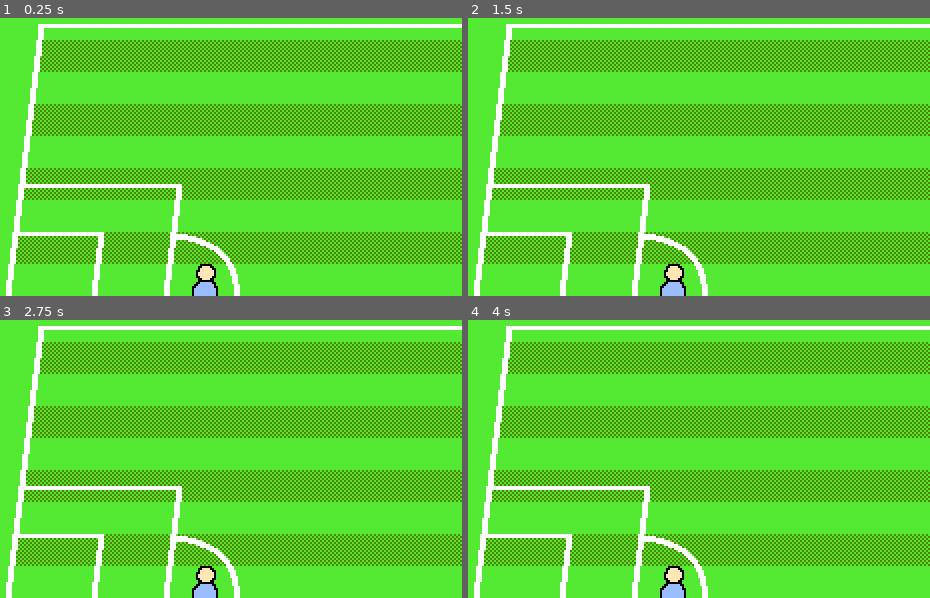
Above: before the commit, frames 1-4 (two rows, left to right).
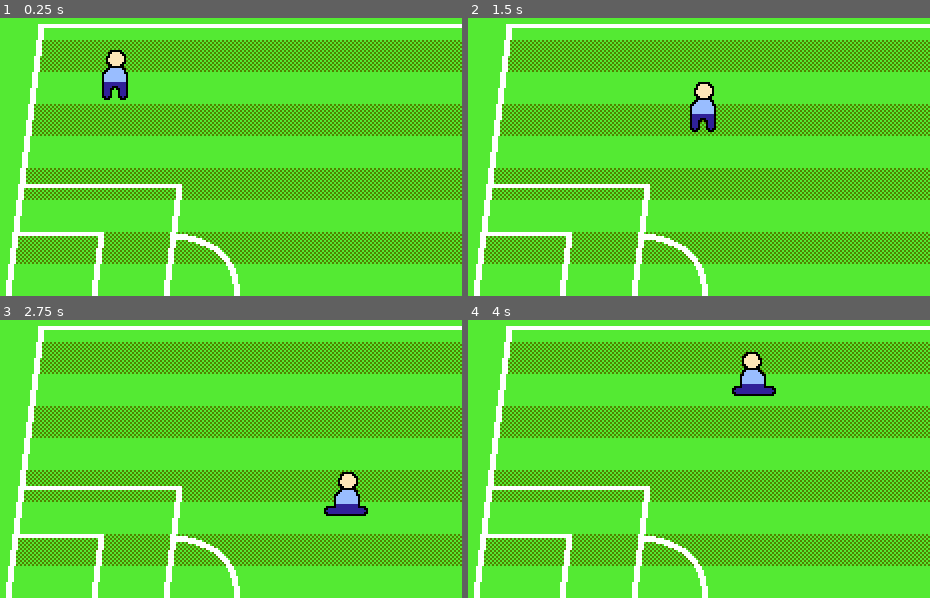
Above: after the commit, the same moments.

Repository: RenoIM/StepOver-SoccerRougeLike
Game: Godot game, scene res://Scene/world.tscn
Same seed, same stepped clock (60 frames per second), same inputs: the game is played once before the commit and once after it.
Inputs:
- Up to frame 1 (0.25 s): no input
- Up to frame 2 (1.5 s): tap Enter at 0.5 s; hold D (MoveRight, bound only after the commit) 0.53-1.28 s; tap Z (Kick, bound only after the commit) at 0.6 s; tap X (Pass, bound only after the commit) at 0.8, 1.35 s; hold S (MoveDown, bound only after the commit) from 1.28 s (still down)
- Up to frame 3 (2.75 s): tap C (Slide, bound only after the commit) at 1.55, 2.1 s; release S (MoveDown, bound only after the commit) at 2.03 s; hold D (MoveRight, bound only after the commit) from 2.03 s (still down); tap Z (Kick, bound only after the commit) at 2.3 s
- Up to frame 4 (4 s): release D (MoveRight, bound only after the commit) at 2.78 s; hold Up (MoveUp, bound only after the commit) 2.78-3.53 s; tap Z (Kick, bound only after the commit) at 2.85 s; tap X (Pass, bound only after the commit) at 3.05, 3.6 s; hold A (MoveLeft, bound only after the commit) from 3.53 s (still down); tap C (Slide, bound only after the commit) at 3.8 s

The runs differ from the first frame. In frame 1, 1.3% of the frame differs, in the area x 22-48%, y 11-100%; in frame 2, 1.3%; in frame 3, 1.4%, in the area x 41-80%, y 54-100%; in frame 4, 1.4%.

Commit message:
Movement and ControlScheme

Diff:
--- a/Scene/Character.tscn
+++ b/Scene/Player.tscn
@@ -1,5 +1,6 @@
-[gd_scene load_steps=7 format=3 uid="uid://tavb57ghegc4"]
+[gd_scene load_steps=8 format=3 uid="uid://tavb57ghegc4"]
 
+[ext_resource type="Script" uid="uid://c0euhu4aaxchi" path="res://Script/Player.gd" id="1_8o703"]
 [ext_resource type="Texture2D" uid="uid://kch4ijedw32v" path="res://Asset/Character/CharacterTypeA.png" id="1_qfbro"]
 
 [sub_resource type="CapsuleShape2D" id="CapsuleShape2D_q5f08"]
@@ -11,7 +12,22 @@
 tracks/0/type = "value"
 tracks/0/imported = false
 tracks/0/enabled = true
-tracks/0/path = NodePath("Sprite2D:frame")
+tracks/0/path = NodePath("PlayerSprite:frame")
+tracks/0/interp = 1
+tracks/0/loop_wrap = true
+tracks/0/keys = {
+"times": PackedFloat32Array(0),
+"transitions": PackedFloat32Array(1),
+"update": 0,
+"values": [0]
+}
+
+[sub_resource type="Animation" id="Animation_3biyx"]
+length = 0.001
+tracks/0/type = "value"
+tracks/0/imported = false
+tracks/0/enabled = true
+tracks/0/path = NodePath("PlayerSprite:frame")
 tracks/0/interp = 1
 tracks/0/loop_wrap = true
 tracks/0/keys = {
@@ -28,7 +44,7 @@
 tracks/0/type = "value"
 tracks/0/imported = false
 tracks/0/enabled = true
-tracks/0/path = NodePath("Sprite2D:frame")
+tracks/0/path = NodePath("PlayerSprite:frame")
 tracks/0/interp = 1
 tracks/0/loop_wrap = true
 tracks/0/keys = {
@@ -36,21 +52,6 @@
 "transitions": PackedFloat32Array(1, 0.8705504),
 "update": 0,
 "values": [0, 1]
-}
-
-[sub_resource type="Animation" id="Animation_3biyx"]
-length = 0.001
-tracks/0/type = "value"
-tracks/0/imported = false
-tracks/0/enabled = true
-tracks/0/path = NodePath("Sprite2D:frame")
-tracks/0/interp = 1
-tracks/0/loop_wrap = true
-tracks/0/keys = {
-"times": PackedFloat32Array(0),
-"transitions": PackedFloat32Array(1),
-"update": 0,
-"values": [0]
 }
 
 [sub_resource type="AnimationLibrary" id="AnimationLibrary_nm7eu"]
@@ -61,8 +62,10 @@
 }
 
 [node name="Player" type="CharacterBody2D"]
+script = ExtResource("1_8o703")
 
-[node name="Sprite2D" type="Sprite2D" parent="."]
+[node name="PlayerSprite" type="Sprite2D" parent="."]
+unique_name_in_owner = true
 texture = ExtResource("1_qfbro")
 centered = false
 offset = Vector2(-15, -31)
--- a/Scene/world.tscn
+++ b/Scene/world.tscn
@@ -3,7 +3,7 @@
 [ext_resource type="Texture2D" uid="uid://dw8kbst12cv3y" path="res://TempAsset/art/backgrounds/pitch-background.png" id="1_ejll3"]
 [ext_resource type="Texture2D" uid="uid://cryr7u47pcvj3" path="res://TempAsset/art/backgrounds/pitch-pattern.png" id="2_scul4"]
 [ext_resource type="Texture2D" uid="uid://b3wdqjyr3jbal" path="res://TempAsset/art/backgrounds/pitch-lines.png" id="3_pcvp0"]
-[ext_resource type="PackedScene" uid="uid://tavb57ghegc4" path="res://Scene/Character.tscn" id="4_scul4"]
+[ext_resource type="PackedScene" uid="uid://tavb57ghegc4" path="res://Scene/Player.tscn" id="4_scul4"]
 
 [node name="World" type="Node2D"]
 
@@ -26,4 +26,7 @@
 [node name="Flag" type="Sprite2D" parent="background"]
 
 [node name="Player" parent="." instance=ExtResource("4_scul4")]
-position = Vector2(151, 189)
+position = Vector2(106, 82)
+motion_mode = 1
+control_scheme = 1
+speed = 80.0
--- /dev/null
+++ b/Script/Player.gd
@@ -0,0 +1,44 @@
+class_name Player
+extends CharacterBody2D
+
+enum ControlScheme {CPU, P1}
+
+@export var control_scheme : ControlScheme
+@export var speed : float
+
+@onready var animation_player: AnimationPlayer = $AnimationPlayer
+@onready var player_sprite: Sprite2D = %PlayerSprite
+
+var heading := Vector2.RIGHT
+
+func _process(_delta: float) -> void:
+	if control_scheme == ControlScheme.CPU:
+		pass # Process AI Movement
+	else:
+		handle_human_movement()
+	set_movement_animation()
+	set_heading()
+	flip_sprites()
+	move_and_slide()
+
+func handle_human_movement() -> void:
+	var direction := KeyUtils.get_input_vector(control_scheme)
+	velocity = direction * speed
+
+func set_movement_animation() -> void:
+	if velocity.length() > 0:
+		animation_player.play("Walk")
+	else:
+		animation_player.play("Idle")
+
+func set_heading() -> void:
+	if velocity.x > 0:
+		heading = Vector2.RIGHT
+	elif velocity.x < 0:
+		heading = Vector2.LEFT
+
+func flip_sprites() -> void:
+	if heading == Vector2.RIGHT:
+		player_sprite.flip_h = false
+	elif heading == Vector2.LEFT:
+		player_sprite.flip_h = true
--- /dev/null
+++ b/Script/Utils/key_utils.gd
@@ -0,0 +1,30 @@
+extends Node
+
+enum Action {LEFT, RIGHT, UP, DOWN, KICK, SLIDE, PASS}
+
+const ACTIONS_MAP : Dictionary = {
+	Player.ControlScheme.P1: {
+		Action.LEFT: "MoveLeft",
+		Action.RIGHT: "MoveRight",
+		Action.UP: "MoveUp",
+		Action.DOWN: "MoveDown",
+		Action.KICK: "Kick" ,
+		Action.SLIDE: "Slide",
+		Action.PASS: "Pass"
+	}
+}
+
+
+# ingatin buat tambahin comment
+func get_input_vector(scheme: Player.ControlScheme) -> Vector2:
+	var map : Dictionary = ACTIONS_MAP[scheme]
+	return Input.get_vector(map[Action.LEFT], map[Action.RIGHT] ,map[Action.UP] ,map[Action.DOWN])
+
+func is_action_pressed(scheme: Player.ControlScheme, action: Action) -> bool:
+	return Input.is_action_just_pressed(ACTIONS_MAP[scheme][action])
+
+func is_action_just_pressed(scheme: Player.ControlScheme, action: Action) -> bool:
+	return Input.is_action_just_pressed(ACTIONS_MAP[scheme][action])
+
+func is_action_just_released(scheme: Player.ControlScheme, action: Action) -> bool:
+	return Input.is_action_just_pressed(ACTIONS_MAP[scheme][action])
--- a/project.godot
+++ b/project.godot
@@ -15,6 +15,10 @@
 config/features=PackedStringArray("4.5", "Forward Plus")
 config/icon="res://icon.svg"
 
+[autoload]
+
+KeyUtils="*res://Script/Utils/key_utils.gd"
+
 [display]
 
 window/size/viewport_width=280
@@ -24,6 +28,51 @@
 window/stretch/mode="viewport"
 window/stretch/scale_mode="integer"
 
+[input]
+
+MoveUp={
+"deadzone": 0.2,
+"events": [Object(InputEventKey,"resource_local_to_scene":false,"resource_name":"","device":-1,"window_id":0,"alt_pressed":false,"shift_pressed":false,"ctrl_pressed":false,"meta_pressed":false,"pressed":false,"keycode":0,"physical_keycode":4194320,"key_label":0,"unicode":0,"location":0,"echo":false,"script":null)
+, Object(InputEventKey,"resource_local_to_scene":false,"resource_name":"","device":-1,"window_id":0,"alt_pressed":false,"shift_pressed":false,"ctrl_pressed":false,"meta_pressed":false,"pressed":false,"keycode":0,"physical_keycode":87,"key_label":0,"unicode":119,"location":0,"echo":false,"script":null)
+]
+}
+MoveDown={
+"deadzone": 0.2,
+"events": [Object(InputEventKey,"resource_local_to_scene":false,"resource_name":"","device":-1,"window_id":0,"alt_pressed":false,"shift_pressed":false,"ctrl_pressed":false,"meta_pressed":false,"pressed":false,"keycode":0,"physical_keycode":83,"key_label":0,"unicode":115,"location":0,"echo":false,"script":null)
+, Object(InputEventKey,"resource_local_to_scene":false,"resource_name":"","device":-1,"window_id":0,"alt_pressed":false,"shift_pressed":false,"ctrl_pressed":false,"meta_pressed":false,"pressed":false,"keycode":0,"physical_keycode":4194322,"key_label":0,"unicode":0,"location":0,"echo":false,"script":null)
+]
+}
+MoveLeft={
+"deadzone": 0.2,
+"events": [Object(InputEventKey,"resource_local_to_scene":false,"resource_name":"","device":-1,"window_id":0,"alt_pressed":false,"shift_pressed":false,"ctrl_pressed":false,"meta_pressed":false,"pressed":false,"keycode":0,"physical_keycode":65,"key_label":0,"unicode":97,"location":0,"echo":false,"script":null)
+, Object(InputEventKey,"resource_local_to_scene":false,"resource_name":"","device":-1,"window_id":0,"alt_pressed":false,"shift_pressed":false,"ctrl_pressed":false,"meta_pressed":false,"pressed":false,"keycode":0,"physical_keycode":4194319,"key_label":0,"unicode":0,"location":0,"echo":false,"script":null)
+]
+}
+MoveRight={
+"deadzone": 0.2,
+"events": [Object(InputEventKey,"resource_local_to_scene":false,"resource_name":"","device":-1,"window_id":0,"alt_pressed":false,"shift_pressed":false,"ctrl_pressed":false,"meta_pressed":false,"pressed":false,"keycode":0,"physical_keycode":68,"key_label":0,"unicode":100,"location":0,"echo":false,"script":null)
+, Object(InputEventKey,"resource_local_to_scene":false,"resource_name":"","device":-1,"window_id":0,"alt_pressed":false,"shift_pressed":false,"ctrl_pressed":false,"meta_pressed":false,"pressed":false,"keycode":0,"physical_keycode":4194321,"key_label":0,"unicode":0,"location":0,"echo":false,"script":null)
+]
+}
+Kick={
+"deadzone": 0.2,
+"events": [Object(InputEventKey,"resource_local_to_scene":false,"resource_name":"","device":-1,"window_id":0,"alt_pressed":false,"shift_pressed":false,"ctrl_pressed":false,"meta_pressed":false,"pressed":false,"keycode":0,"physical_keycode":90,"key_label":0,"unicode":122,"location":0,"echo":false,"script":null)
+, Object(InputEventKey,"resource_local_to_scene":false,"resource_name":"","device":-1,"window_id":0,"alt_pressed":false,"shift_pressed":false,"ctrl_pressed":false,"meta_pressed":false,"pressed":false,"keycode":0,"physical_keycode":74,"key_label":0,"unicode":106,"location":0,"echo":false,"script":null)
+]
+}
+Slide={
+"deadzone": 0.2,
+"events": [Object(InputEventKey,"resource_local_to_scene":false,"resource_name":"","device":-1,"window_id":0,"alt_pressed":false,"shift_pressed":false,"ctrl_pressed":false,"meta_pressed":false,"pressed":false,"keycode":0,"physical_keycode":67,"key_label":0,"unicode":99,"location":0,"echo":false,"script":null)
+, Object(InputEventKey,"resource_local_to_scene":false,"resource_name":"","device":-1,"window_id":0,"alt_pressed":false,"shift_pressed":false,"ctrl_pressed":false,"meta_pressed":false,"pressed":false,"keycode":0,"physical_keycode":76,"key_label":0,"unicode":108,"location":0,"echo":false,"script":null)
+]
+}
+Pass={
+"deadzone": 0.2,
+"events": [Object(InputEventKey,"resource_local_to_scene":false,"resource_name":"","device":-1,"window_id":0,"alt_pressed":false,"shift_pressed":false,"ctrl_pressed":false,"meta_pressed":false,"pressed":false,"keycode":0,"physical_keycode":88,"key_label":0,"unicode":120,"location":0,"echo":false,"script":null)
+, Object(InputEventKey,"resource_local_to_scene":false,"resource_name":"","device":-1,"window_id":0,"alt_pressed":false,"shift_pressed":false,"ctrl_pressed":false,"meta_pressed":false,"pressed":false,"keycode":0,"physical_keycode":75,"key_label":0,"unicode":107,"location":0,"echo":false,"script":null)
+]
+}
+
 [rendering]
 
 textures/canvas_textures/default_texture_filter=0
Not shown, added: Script/Player.gd.uid
Not shown, added: Script/Utils/key_utils.gd.uid
